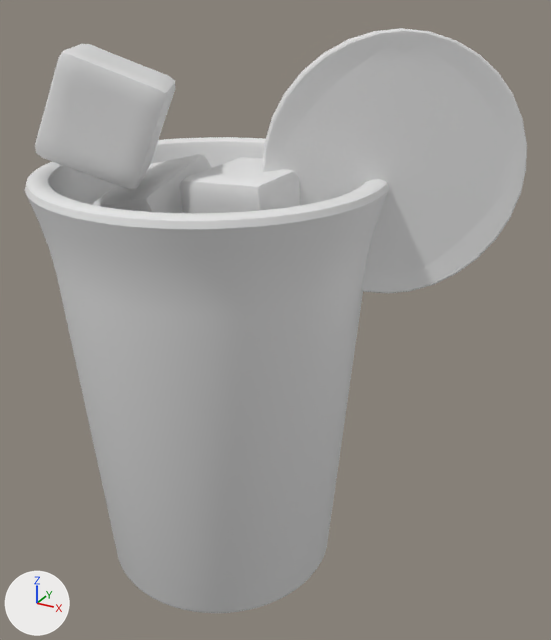
The OBJ model public/assets/drink-baked/blog0077.obj as it was, and as the next commit left it.
Rendered twice from a camera (50 mm lens) standing at (3.42, -5.13, 5.07) and looking at (0.54, 0.1, 2.46). Arrows for +X, +Y and +Z are at lower left; the lights stay in place. The first picture is the older version. Where no turn or scale is listed for an object, it has been applied to the vertices.

The scene before the commit, as lines of its bpy script (objects in view):
```python
me_circle_001 = bpy.data.meshes.new('Circle.001')
me_circle_001.from_pydata(...)  # 834 vertices, 832 faces; spans x 0.5..2.3, y -0.15..0.97, z 2.77..4.78
me_cube = bpy.data.meshes.new('Cube')
me_cube.from_pydata(...)  # 386 vertices, 384 faces; spans x -0.643..0.631, y -0.637..0.614, z 1.793..2.877
me_cube_001 = bpy.data.meshes.new('Cube.001')
me_cube_001.from_pydata(...)  # 386 vertices, 384 faces; spans x -0.982..0.035, y -0.52..0.526, z 2.668..3.767
me_cube_002 = bpy.data.meshes.new('Cube.002')
me_cube_002.from_pydata(...)  # 386 vertices, 384 faces; spans x -0.045..0.883, y -0.497..0.412, z 2.92..3.811
me_cube_003 = bpy.data.meshes.new('Cube.003')
me_cube_003.from_pydata(...)  # 386 vertices, 384 faces; spans x -1.192..0.014, y -1.068..0.07, z 3.657..4.648
me_cylinder = bpy.data.meshes.new('Cylinder')
me_cylinder.from_pydata(...)  # 960 vertices, 898 faces; spans x -1.44..1.44, y -1.44..1.44, z 0.0..3.71
me_plane = bpy.data.meshes.new('Plane')
me_plane.from_pydata(...)  # 254 vertices, 74 faces; spans x -1.31..1.31, y -1.3..1.3, z 3.0..3.13
ob_circle_001 = bpy.data.objects.new('Circle.001', me_circle_001)
ob_circle_001.location = (0.0, 0.0, 0.0)
ob_cube = bpy.data.objects.new('Cube', me_cube)
ob_cube.location = (0.0, 0.0, 0.0)
ob_cube_001 = bpy.data.objects.new('Cube.001', me_cube_001)
ob_cube_001.location = (0.0, 0.0, 0.0)
ob_cube_002 = bpy.data.objects.new('Cube.002', me_cube_002)
ob_cube_002.location = (0.0, 0.0, 0.0)
ob_cube_003 = bpy.data.objects.new('Cube.003', me_cube_003)
ob_cube_003.location = (0.0, 0.0, 0.0)
ob_cylinder = bpy.data.objects.new('Cylinder', me_cylinder)
ob_cylinder.location = (0.0, 0.0, 0.0)
ob_plane = bpy.data.objects.new('Plane', me_plane)
ob_plane.location = (0.0, 0.0, 0.0)
```
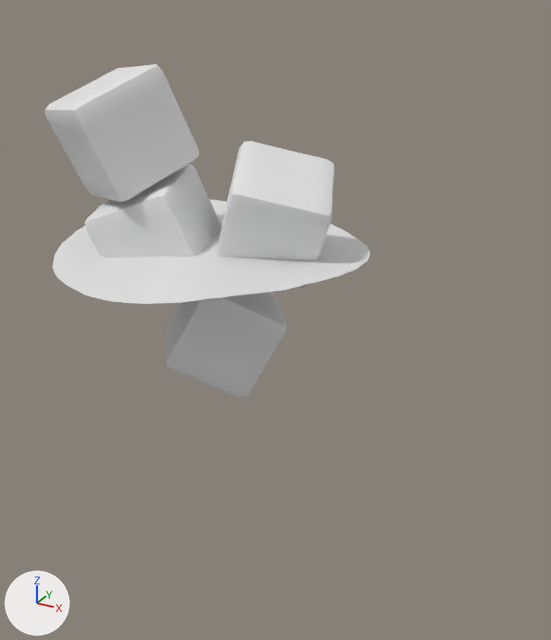
Where the change shows, as pixel boxes (x1, y1, x2, y2) in the pictures (551 x 640 px; the box of a moved part takes in the faces that stretch with it):
'Cylinder', deleted
    before: (25, 137, 389, 613)
'Circle.001', deleted
    before: (262, 28, 527, 294)
'Cube.003', reshaped (10% wider)
    before: (35, 44, 175, 189)
    after: (45, 64, 199, 202)
'Cube.002', reshaped
    before: (180, 157, 301, 213)
    after: (216, 141, 335, 288)
'Cube.001', reshaped
    before: (93, 154, 211, 213)
    after: (85, 164, 222, 257)
part 1 of me_cube, moved or reshaped (not visible before)
    after: (165, 292, 287, 398)
part 5 of me_plane, moved or reshaped (not visible before)
    after: (52, 199, 370, 304)

The change, as a list of edits to the scene's bpy script:
```text
Change me_cube:
    used by ob_cube; location = (0.0, 0.0, 0.0)
    remove me_cube.from_pydata(...)  # 386 vertices, 384 faces; spans x -0.643..0.631, y -0.637..0.614, z 1.793..2.877
    add me_cube.from_pydata(...)  # 386 vertices, 384 faces; spans x -0.57..0.679, y -0.555..0.636, z 1.771..2.81
    me_cube part 1: the whole mesh is multiplied about its middle by the matrix ((-0.938, -0.318, 0.139), (0.01, 0.377, 0.926), (-0.347, 0.87, -0.35)), then moved by (0.06, 0.052, -0.045)
Change me_cube_001:
    used by ob_cube_001; location = (0.0, 0.0, 0.0)
    remove me_cube_001.from_pydata(...)  # 386 vertices, 384 faces; spans x -0.982..0.035, y -0.52..0.526, z 2.668..3.767
    add me_cube_001.from_pydata(...)  # 386 vertices, 384 faces; spans x -0.999..0.125, y -0.683..0.375, z 2.627..3.682
    me_cube_001 part 2: the whole mesh is multiplied about its middle by the matrix ((0.918, -0.368, -0.145), (0.388, 0.909, 0.15), (0.077, -0.194, 0.978)), then moved by (0.037, -0.157, -0.063)
Change me_cube_002:
    used by ob_cube_002; location = (0.0, 0.0, 0.0)
    remove me_cube_002.from_pydata(...)  # 386 vertices, 384 faces; spans x -0.045..0.883, y -0.497..0.412, z 2.92..3.811
    add me_cube_002.from_pydata(...)  # 386 vertices, 384 faces; spans x -0.094..1.083, y -0.392..0.753, z 2.799..3.904
    me_cube_002 part 3: the whole mesh is multiplied about its middle by the matrix ((0.22, -0.911, 0.348), (-0.188, -0.39, -0.901), (0.957, 0.133, -0.257)), then moved by (0.075, 0.224, -0.014)
Change me_cube_003:
    used by ob_cube_003; location = (0.0, 0.0, 0.0)
    remove me_cube_003.from_pydata(...)  # 386 vertices, 384 faces; spans x -1.192..0.014, y -1.068..0.07, z 3.657..4.648
    add me_cube_003.from_pydata(...)  # 386 vertices, 384 faces; spans x -1.218..-0.07, y -0.875..0.3, z 3.459..4.515
    me_cube_003 part 4: the whole mesh is multiplied about its middle by the matrix ((0.686, -0.607, -0.401), (0.34, 0.755, -0.561), (0.643, 0.248, 0.724)), then moved by (-0.055, 0.211, -0.166)
Change me_plane:
    used by ob_plane; location = (0.0, 0.0, 0.0)
    remove me_plane.from_pydata(...)  # 254 vertices, 74 faces; spans x -1.31..1.31, y -1.3..1.3, z 3.0..3.13
    add me_plane.from_pydata(...)  # 228 vertices, 169 faces; spans x -1.31..1.31, y -1.31..1.31, z 3.0..3.13
    me_plane part 5: 16 vertices moved within x -1.29..1.29, y -1.3..1.3, z 3.03..3.13; 186 vertices removed from x -1.3..1.3, y -1.3..1.3, z 3.0..3.13; 160 vertices added at x -1.24..1.24, y -1.31..1.31, z 3.0..3.13
Remove ob_circle_001:
    ob_circle_001 = bpy.data.objects.new('Circle.001', me_circle_001)
    ob_circle_001.location = (0.0, 0.0, 0.0)
Remove ob_cylinder:
    ob_cylinder = bpy.data.objects.new('Cylinder', me_cylinder)
    ob_cylinder.location = (0.0, 0.0, 0.0)
```
